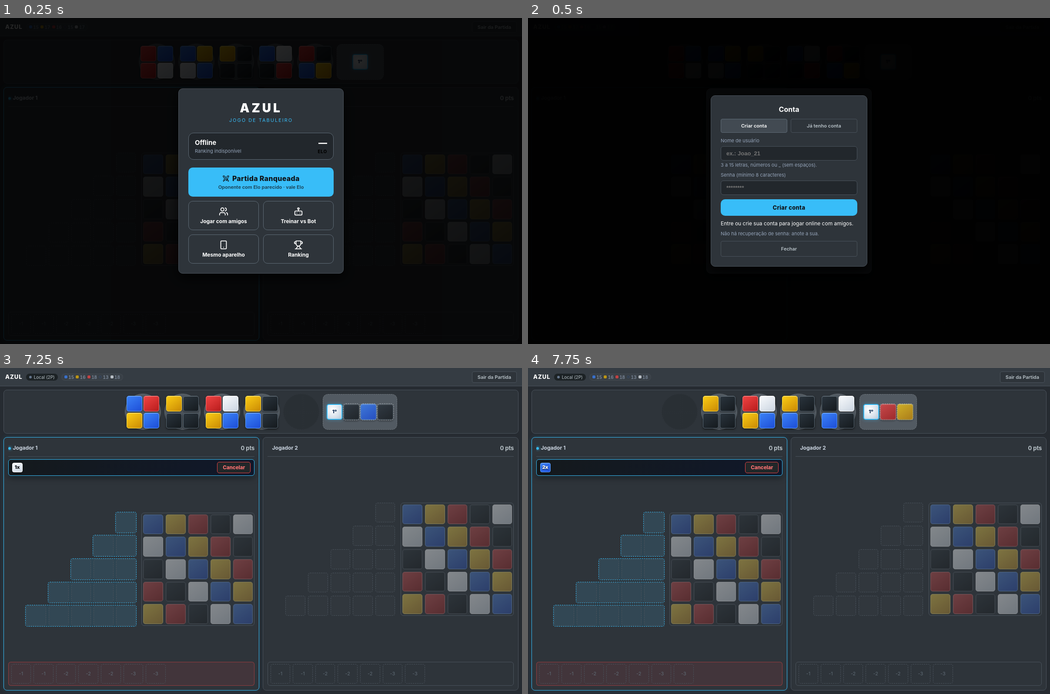
Above: before the commit, frames 1-4 (two rows, left to right).
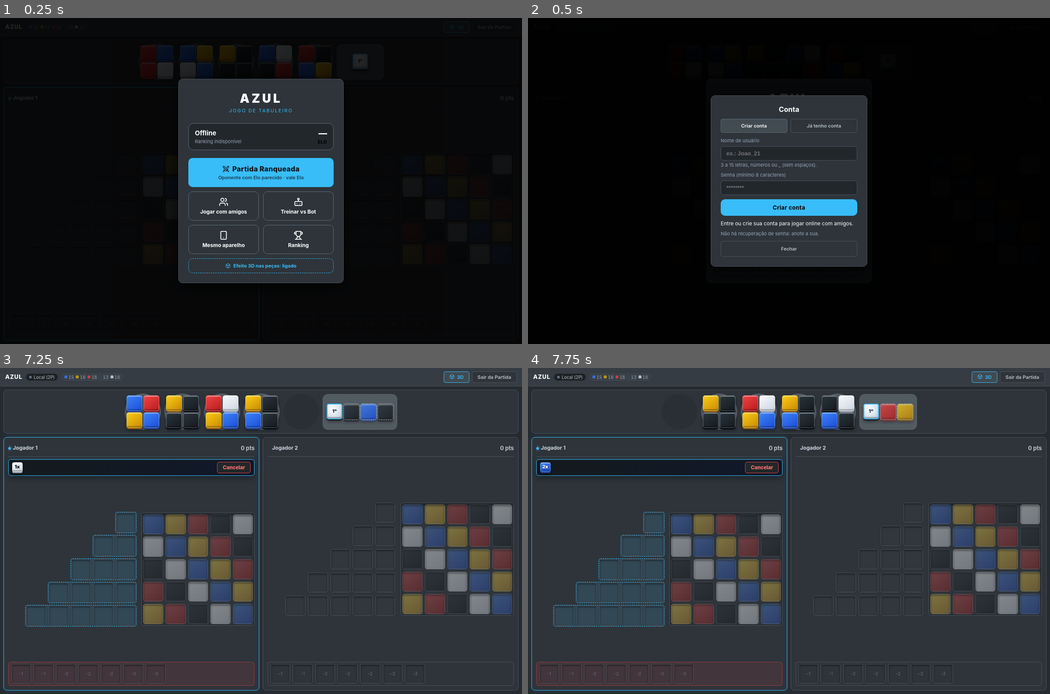
Above: after the commit, the same moments.

Repository: diogopereiraasp/tiles_game
Game: browser game, page index.html
Same seed, same stepped clock (60 frames per second), same inputs: the game is played once before the commit and once after it.
Inputs (mouse positions are in pixels of both pictures, inside the frame that each line leads up to):
- Up to frame 1 (0.25 s): no input
- Up to frame 2 (0.5 s): click "Jogar com amigos" at 0.27 s
- Up to frame 3 (7.25 s): click "Criar conta" at 1.27 s; click "Fechar" at 1.87 s; click (261, 615) at 2.02 s, where only the run after the commit has a clickable "Efeito 3D nas peças: ligado"; click "Ranking" at 2.47 s; click "Ranking Elo" at 3.07 s; click "Fechar" at 3.67 s; click "Mesmo aparelho" at 4.27 s; click "Iniciar Jogo Local" at 4.77 s; click (167, 403) at 4.87 s; click "Cancelar" at 5.47 s; click (167, 420) at 6.07 s; click (318, 403) at 6.67 s; click (454, 377) at 7.02 s, where only the run after the commit has a clickable "3D"
- Up to frame 4 (7.75 s): click (663, 403) at 7.27 s

The runs differ from the first frame. In frame 1, 5.5% of the frame differs, in the area x 27-90%, y 1-82%; in frame 2, less than 0.1%; in frame 3, 1.5%; in frame 4, 1.5%.

Commit message:
feat(ui): efeito 3D nas peças e encaixes, com botão para ligar/desligar
- Peças com relevo, espessura e sombra; hover levanta as peças das fábricas
- Parede e linhas viram encaixes rebaixados; a peça colocada assenta no encaixe
- Botão 3D no cabeçalho e no menu; escolha salva no navegador (padrão: ligado)

Co-Authored-By: Claude Sonnet 5.5 <noreply@anthropic.com>

Diff:
--- a/css/style.css
+++ b/css/style.css
@@ -1486,3 +1486,47 @@
     .chat-alert-text { color: #fff; font-size: 17px; font-weight: 700; line-height: 1.3; word-break: break-word; }
     @keyframes chat-alert-drop { from { opacity: 0; transform: translate(-50%, -30px); } to { opacity: 1; transform: translate(-50%, 0); } }
     @keyframes chat-alert-pulse { 0%, 100% { box-shadow: 0 10px 40px rgba(56,189,248,0.35), 0 0 0 4px rgba(56,189,248,0.12); } 50% { box-shadow: 0 10px 50px rgba(56,189,248,0.7), 0 0 0 8px rgba(56,189,248,0.25); } }
+
+    /* ── Efeito 3D nas peças (body.fx3d; botão "3D" no cabeçalho e no menu) ── */
+    .fx-btn { display: inline-flex; align-items: center; gap: 6px; }
+    .fx-btn.active { color: var(--accent-active); border-color: var(--accent-active); }
+    .menu-fx { width: 100%; margin-top: 10px; padding: 9px; background: transparent; border: 1px dashed var(--border-focus); border-radius: 10px; color: var(--text-pri); font-family: inherit; font-size: 11px; font-weight: 700; cursor: pointer; display: flex; align-items: center; justify-content: center; gap: 6px; }
+    .menu-fx[aria-pressed="true"] { color: var(--accent-active); border-color: var(--accent-active); }
+
+    body.fx3d .tile.blue   { --tile-edge: #1e3a8a; }
+    body.fx3d .tile.yellow { --tile-edge: #854d0e; }
+    body.fx3d .tile.red    { --tile-edge: #7f1d1d; }
+    body.fx3d .tile.black  { --tile-edge: #05080a; }
+    body.fx3d .tile.white  { --tile-edge: #8a97a8; }
+    body.fx3d .tile {
+      /* relevo: brilho no topo, sombra embaixo, "espessura" (borda inferior) e sombra projetada */
+      box-shadow:
+        inset 0 2px 1px rgba(255, 255, 255, 0.40),
+        inset 0 -3px 2px rgba(0, 0, 0, 0.28),
+        0 3px 0 var(--tile-edge, rgba(0, 0, 0, 0.5)),
+        0 6px 7px rgba(0, 0, 0, 0.38);
+      transform: translateY(-1px);
+    }
+    body.fx3d .factory-disc .tile:hover,
+    body.fx3d .center-table-disc .tile:hover {
+      transform: translateY(-3px);
+      box-shadow:
+        inset 0 2px 1px rgba(255, 255, 255, 0.45),
+        inset 0 -3px 2px rgba(0, 0, 0, 0.28),
+        0 5px 0 var(--tile-edge, rgba(0, 0, 0, 0.5)),
+        0 10px 10px rgba(0, 0, 0, 0.35);
+    }
+    body.fx3d .tile:active { transform: translateY(2px); box-shadow: inset 0 2px 1px rgba(255, 255, 255, 0.3), 0 1px 0 var(--tile-edge, rgba(0, 0, 0, 0.5)); }
+
+    /* encaixes: a parede e as linhas viram "soquetes" rebaixados; a peça colocada assenta no encaixe */
+    body.fx3d .wall-grid { box-shadow: inset 0 3px 8px rgba(0, 0, 0, 0.45); }
+    body.fx3d .wall-cell:not(.filled) { box-shadow: inset 0 2px 4px rgba(0, 0, 0, 0.6), inset 0 -1px 0 rgba(255, 255, 255, 0.10); transform: none; }
+    body.fx3d .wall-cell.filled {
+      transform: none;
+      box-shadow:
+        inset 0 2px 1px rgba(255, 255, 255, 0.38),
+        inset 0 -2px 2px rgba(0, 0, 0, 0.25),
+        0 1px 0 var(--tile-edge, rgba(0, 0, 0, 0.5)),
+        0 0 0 2px rgba(0, 0, 0, 0.35);
+    }
+    body.fx3d .slot-empty, body.fx3d .floor-slot:not(.occupied) { box-shadow: inset 0 2px 4px rgba(0, 0, 0, 0.5); border-style: solid; }
--- a/index.html
+++ b/index.html
@@ -36,6 +36,9 @@
         <span><span data-icon="chat"></span> Chat</span>
         <span id="chatHeaderBadge" class="chat-badge" style="display: none;">0</span>
       </button>
+      <button id="fx3dBtn" class="btn-toggle fx-btn" onclick="toggleFx3d()" title="Efeito 3D nas peças" aria-pressed="true">
+        <span data-icon="cube"></span> 3D
+      </button>
       <button class="btn-toggle" onclick="exitToMainMenu()" style="color: var(--text-pri);">Sair da Partida</button>
     </div>
   </header>
@@ -117,6 +120,9 @@
           <span>Ranking</span>
         </button>
       </div>
+      <button id="fx3dMenuBtn" class="menu-fx" onclick="toggleFx3d()" aria-pressed="true">
+        <span data-icon="cube"></span> <span id="fx3dMenuLabel">Efeito 3D nas peças: ligado</span>
+      </button>
     </div>
   </div>
 
--- a/js/config.js
+++ b/js/config.js
@@ -16,6 +16,7 @@
       phone: '<rect x="5" y="2" width="14" height="20" rx="2"/><path d="M12 18h.01"/>',
       trophy: '<path d="M6 9H4.5a2.5 2.5 0 0 1 0-5H6"/><path d="M18 9h1.5a2.5 2.5 0 0 0 0-5H18"/><path d="M4 22h16"/><p …(183 unchanged characters)…
       check: '<polyline points="20 6 9 17 4 12"/>',
+      cube: '<path d="M21 8a2 2 0 0 0-1-1.73l-7-4a2 2 0 0 0-2 0l-7 4A2 2 0 0 0 3 8v8a2 2 0 0 0 1 1.73l7 4a2 2 0 0 0 2 0l7-4A2 2 0 0 0 21 16Z"/><path d="m3.3 7 8.7 5 8.7-5"/><path d="M12 22V12"/>',
       x: '<path d="M18 6 6 18"/><path d="m6 6 12 12"/>',
       alert: '<path d="m21.73 18-8-14a2 2 0 0 0-3.48 0l-8 14A2 2 0 0 0 4 21h16a2 2 0 0 0 1.73-3"/><path d="M12 9v4"/><path d="M12 17h.01"/>',
       clock: '<circle cx="12" cy="12" r="10"/><polyline points="12 6 12 12 16 14"/>',
--- a/js/ui.js
+++ b/js/ui.js
@@ -437,4 +437,25 @@
       saveSessionToStorage();
     });
 
+    // ── Efeito 3D nas peças (selecionável; lembra a escolha neste navegador) ──
+    function applyFx3d(on) {
+      document.body.classList.toggle('fx3d', on);
+      const b = document.getElementById('fx3dBtn');
+      if (b) { b.classList.toggle('active', on); b.setAttribute('aria-pressed', String(on)); }
+      const m = document.getElementById('fx3dMenuBtn');
+      if (m) m.setAttribute('aria-pressed', String(on));
+      const l = document.getElementById('fx3dMenuLabel');
+      if (l) l.textContent = 'Efeito 3D nas peças: ' + (on ? 'ligado' : 'desligado');
+    }
+    function toggleFx3d() {
+      const on = !document.body.classList.contains('fx3d');
+      applyFx3d(on);
+      try { localStorage.setItem('azul_fx3d', on ? '1' : '0'); } catch (e) { }
+    }
+    (function initFx3d() {
+      let on = true; // padrão: ligado
+      try { if (localStorage.getItem('azul_fx3d') === '0') on = false; } catch (e) { }
+      applyFx3d(on);
+    })();
+
     hydrateIcons();
Not shown, changed: CLAUDE.md
